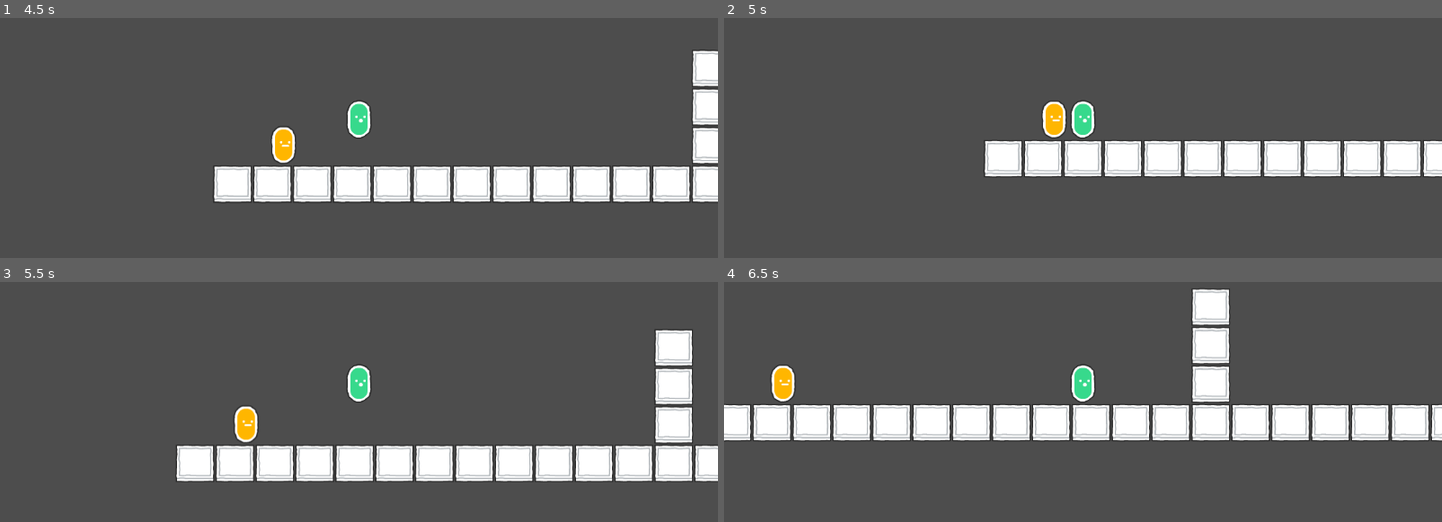
Above: before the commit, frames 1-4 (two rows, left to right).
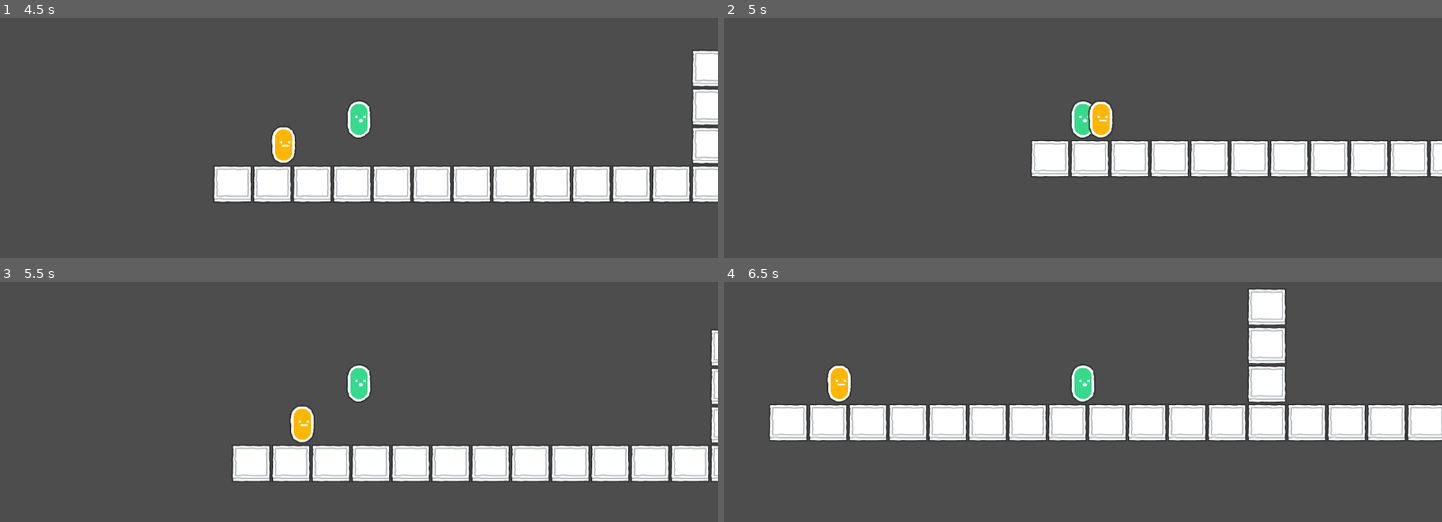
Above: after the commit, the same moments.

Repository: Alloces/DeadIsGood
Game: Godot game, scene res://MainMenu.tscn
Same seed, same stepped clock (60 frames per second), same inputs: the game is played once before the commit and once after it.
Inputs:
- Up to frame 1 (4.5 s): click "Start" at 0.5 s; tap Enter (ui_accept) at 1.25, 1.52, 2.27, 3.77 s; hold Right (ui_right) 1.28-2.78 s; hold Left (ui_left) from 2.78 s (still down)
- Up to frame 2 (5 s): keep holding Left (ui_left); tap Enter (ui_accept) at 4.52 s
- Up to frame 3 (5.5 s): release Left (ui_left) at 5.03 s; hold Right (ui_right) from 5.03 s (still down); tap Enter (ui_accept) at 5.27 s
- Up to frame 4 (6.5 s): keep holding Right (ui_right)

Frame 1 is identical in both runs. In frame 2, 4.9% of the frame differs, in the area x 36-100%, y 34-67%; in frame 3, 8.8%; in frame 4, 12%, in the area x 0-100%, y 2-67%.

Commit message:
improve dudes behavior

Diff:
--- a/scenes/Dude/Dude.gd
+++ b/scenes/Dude/Dude.gd
@@ -1,5 +1,7 @@
 extends CharacterBody2D
 class_name Dude
+
+signal died(killer_name: String)
 
 enum Types {
 	Red,
@@ -13,6 +15,7 @@
 
 @onready var _sprite: Sprite2D = $Sprite2D
 @onready var _camera: Camera2D = $Camera2D
+@onready var _area: Area2D = $Area2D
 
 @export var is_player: bool = false :
 	get:
@@ -22,7 +25,7 @@
 		if _camera == null:
 			return
 
-		_camera.set_enabled(true)
+		_change_is_player_state()
 
 @export var type: Types = Types.Red :
 	get:
@@ -46,8 +49,16 @@
 
 
 func _ready() -> void:
+	_change_is_player_state()
+	_sprite.set_region_rect(TypeRects[type])
+
+
+func _change_is_player_state() -> void:
 	_camera.enabled = is_player
-	_sprite.set_region_rect(TypeRects[type])
+	if is_player:
+		_area.connect("area_entered", _on_area_2d_area_entered)
+	elif _area.is_connected("area_entered", _on_area_2d_area_entered):
+		_area.disconnect("area_entered", _on_area_2d_area_entered)
 
 
 func _physics_process(delta: float) -> void:
@@ -106,3 +117,7 @@
 
 func _purple_ability() -> void:
 	print("purple ability")
+
+
+func _on_area_2d_area_entered(area: Area2D):
+	emit_signal("died", area.get_parent().name)
--- a/scenes/Dude/Dude.tscn
+++ b/scenes/Dude/Dude.tscn
@@ -7,16 +7,29 @@
 radius = 23.0
 height = 66.0
 
+[sub_resource type="CapsuleShape2D" id="CapsuleShape2D_mv6ge"]
+radius = 18.0
+height = 58.0
+
 [node name="Dude" type="CharacterBody2D"]
+collision_mask = 2
 script = ExtResource("1_6nkmb")
+
+[node name="LevelCollision" type="CollisionShape2D" parent="."]
+position = Vector2(0, -2)
+shape = SubResource("CapsuleShape2D_cywdl")
 
 [node name="Sprite2D" type="Sprite2D" parent="."]
 texture = ExtResource("1_vc6mv")
 region_enabled = true
 region_rect = Rect2(576, 256, 64, 64)
 
-[node name="CollisionShape2D" type="CollisionShape2D" parent="."]
-position = Vector2(0, -2)
-shape = SubResource("CapsuleShape2D_cywdl")
+[node name="Camera2D" type="Camera2D" parent="."]
 
-[node name="Camera2D" type="Camera2D" parent="."]
+[node name="Area2D" type="Area2D" parent="."]
+collision_layer = 4
+collision_mask = 4
+
+[node name="DudesCollision" type="CollisionShape2D" parent="Area2D"]
+position = Vector2(0, -1)
+shape = SubResource("CapsuleShape2D_mv6ge")
--- /dev/null
+++ b/scenes/Levels/Level.gd
@@ -0,0 +1,16 @@
+extends Node2D
+
+
+@export var _player: Node
+
+
+func _ready() -> void:
+	if _player == null:
+		push_error("Level -> ready: player must not be empty")
+
+
+
+func _change_player(killer_name: String) -> void:
+	_player.queue_free()
+	_player = get_node(killer_name)
+	_player.is_player = true
--- a/scenes/Levels/Level_1.tscn
+++ b/scenes/Levels/Level_1.tscn
@@ -1,6 +1,7 @@
-[gd_scene load_steps=5 format=3 uid="uid://ni2chbecqsvi"]
+[gd_scene load_steps=6 format=3 uid="uid://ni2chbecqsvi"]
 
 [ext_resource type="Texture2D" uid="uid://db3s5iecejcda" path="res://assets/Scribble/spritesheet_default.png" id="1_4xlef"]
+[ext_resource type="Script" path="res://scenes/Levels/Level.gd" id="1_eypf1"]
 [ext_resource type="PackedScene" uid="uid://chm67gi5crs17" path="res://scenes/Dude/Dude.tscn" id="2_3brh7"]
 
 [sub_resource type="TileSetAtlasSource" id="TileSetAtlasSource_xuirc"]
@@ -377,10 +378,12 @@
 
 [sub_resource type="TileSet" id="TileSet_2n47c"]
 tile_size = Vector2i(64, 64)
-physics_layer_0/collision_layer = 1
+physics_layer_0/collision_layer = 2
 sources/0 = SubResource("TileSetAtlasSource_xuirc")
 
-[node name="Level_1" type="Node2D"]
+[node name="Level_1" type="Node2D" node_paths=PackedStringArray("_player")]
+script = ExtResource("1_eypf1")
+_player = NodePath("Player")
 
 [node name="TileMap" type="TileMap" parent="."]
 scale = Vector2(1, 0.966707)
@@ -393,6 +396,6 @@
 is_player = true
 type = 1
 
-[node name="Dude2" parent="." instance=ExtResource("2_3brh7")]
+[node name="YellowDude" parent="." instance=ExtResource("2_3brh7")]
 position = Vector2(-334, 467)
 type = 2
Not shown: 1 places in scenes/Dude/Dude.tscn that only renumber resources
